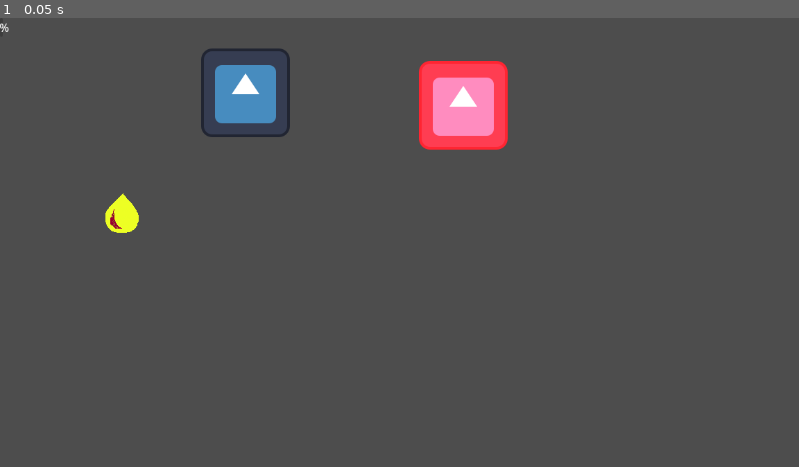
Above: before the commit, frame 1.
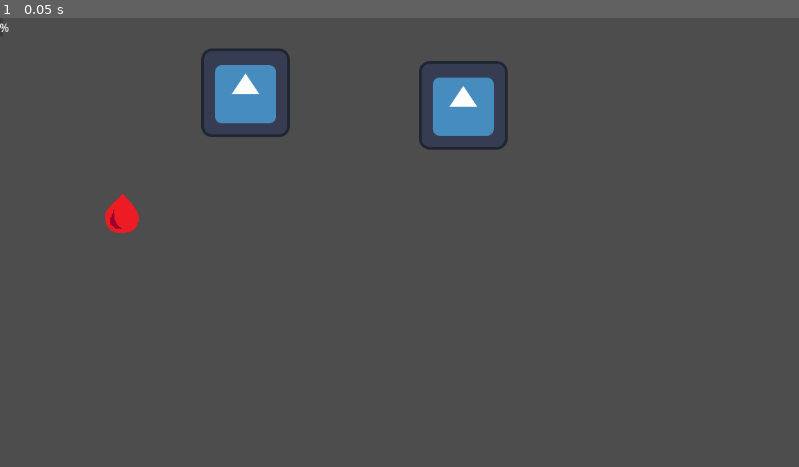
Above: after the commit, the same moment.

Repository: pbagnoud/trijam310
Game: Godot game, scene res://scene/main.tscn
The game is run twice, just before and just after one commit, with the same random seed, the same clock (stepped at 60 frames per second) and the same inputs. The engine's default icon, where the game draws it, is replaced by a stand-in: a white triangle on a blue panel in a dark square.
Inputs:
- Up to frame 1 (0.05 s): no input

The runs differ from the first frame. In frame 1, 2.4% of the frame differs, in the area x 13-64%, y 9-48%.

Commit message:
remove color in main

Diff:
--- a/trijam310/scene/main.tscn
+++ b/trijam310/scene/main.tscn
@@ -16,11 +16,9 @@
 position = Vector2(354, 108)
 
 [node name="Ennemi" parent="." instance=ExtResource("4_nysn2")]
-modulate = Color(100, 1, 1, 1)
 position = Vector2(668, 126)
 
 [node name="Food" parent="." instance=ExtResource("5_uxa5d")]
-modulate = Color(1, 93.513, 1, 1)
 position = Vector2(177, 281)
 
 [node name="PV" parent="." instance=ExtResource("6_qpyw0")]
